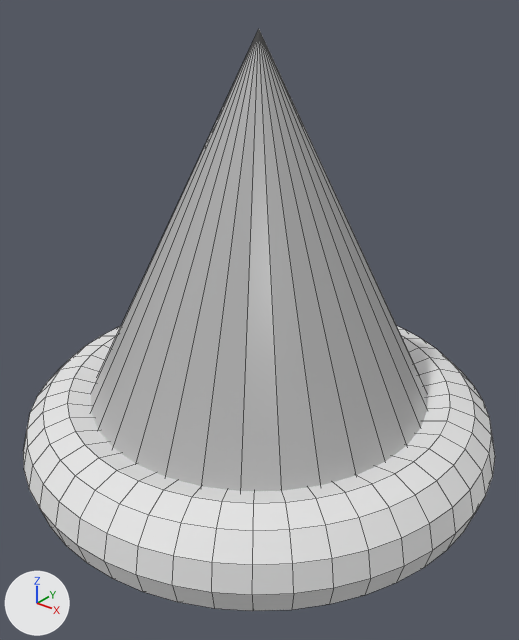
One commit to the FBX model Assets/3D Models/SpikeOrange.fbx: the scene before it, then after it.
Rendered twice from a 50 mm lens placed at (0.209, -0.261, 0.222), pointed at (0.007, -0.008, 0.066). Every picture has the same lights, and +X, +Y and +Z are marked at lower left. Mesh edges are drawn as thin lines. Where no turn or scale is listed for an object, it has been applied to the vertices.

The older version as bpy lines, for what is in view:
```python
mat_neon = principled_material('Neon')
mat_neon.base_color = (0.8, 0.8, 0.8)  # white #e7e7e7
me_cone = bpy.data.meshes.new('Cone')
me_cone.from_pydata(...)  # a 32-sided cone pointing to +z spanning x -0.1..0.1, y -0.1..0.1, z -0.05..0.15
me_cone.materials.append(mat_spike)  # grey #bababa
me_torus = bpy.data.meshes.new('Torus')
me_torus.from_pydata(...)  # a torus around z (ring radius 0.1, tube radius 0.025) spanning x -0.125..0.125, y -0.125..0.125, z -0.025..0.025
me_torus.materials.append(mat_neon)  # white #e7e7e7
ob_ring = bpy.data.objects.new('Ring', me_torus)
ob_ring.location = (0.0, 0.0, 0.0)
ob_spike = bpy.data.objects.new('Spike', me_cone)
ob_spike.location = (0.0, 0.0, 0.05)
```
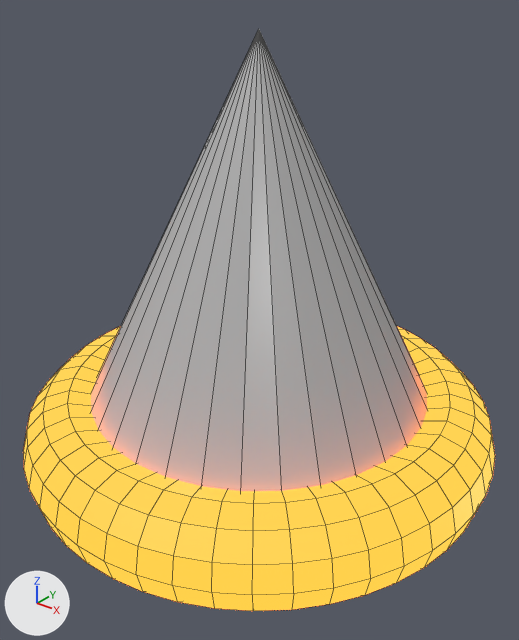
Where the change shows, as pixel boxes [x1, y1, x2, y2] in the pictures (519 x 640 px):
'Ring', recoloured, surface changed: [23, 326, 495, 611] in both

Edits to the bpy script that builds the scene:
```text
Change mat_neon:
    mat_neon.base_color: (0.8, 0.8, 0.8) -> (0.0, 0.0, 0.0)  # white #e7e7e7 -> black #000000
    add mat_neon.emission_strength = 3.0
    add mat_neon.emission_color = (1.0, 0.209, 0.0203)  # orange #ff7e27
```
